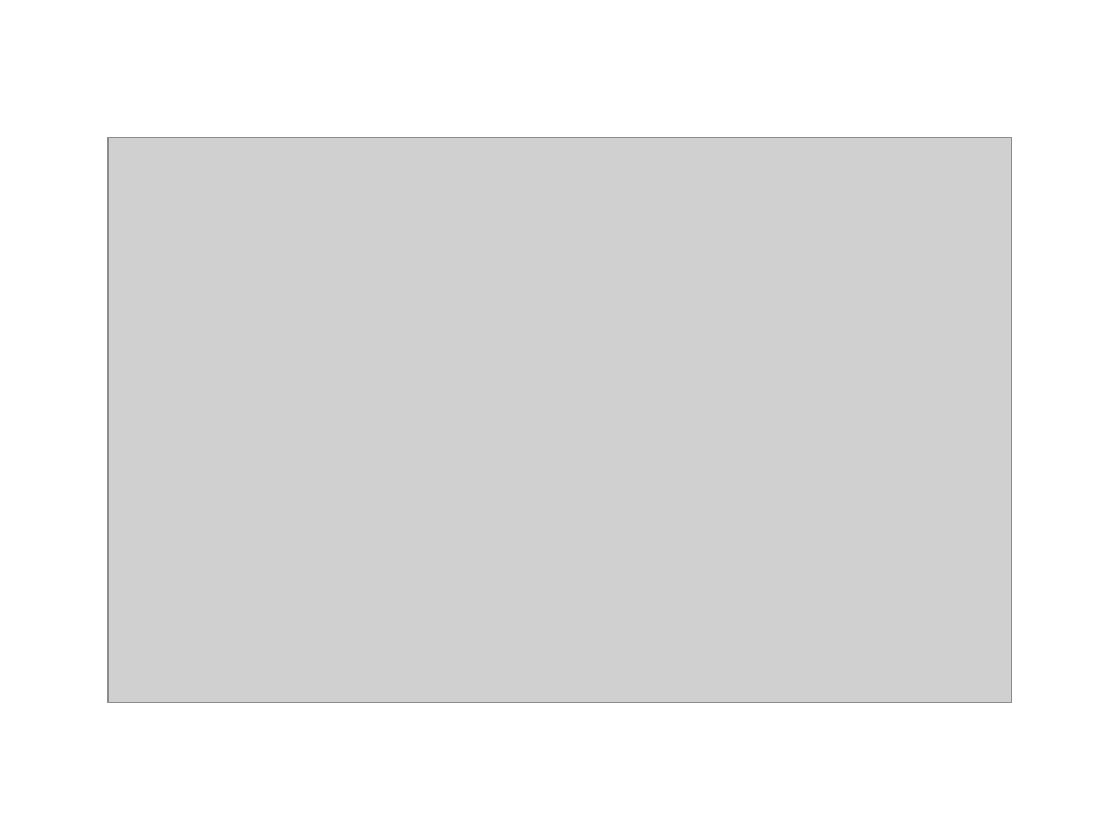
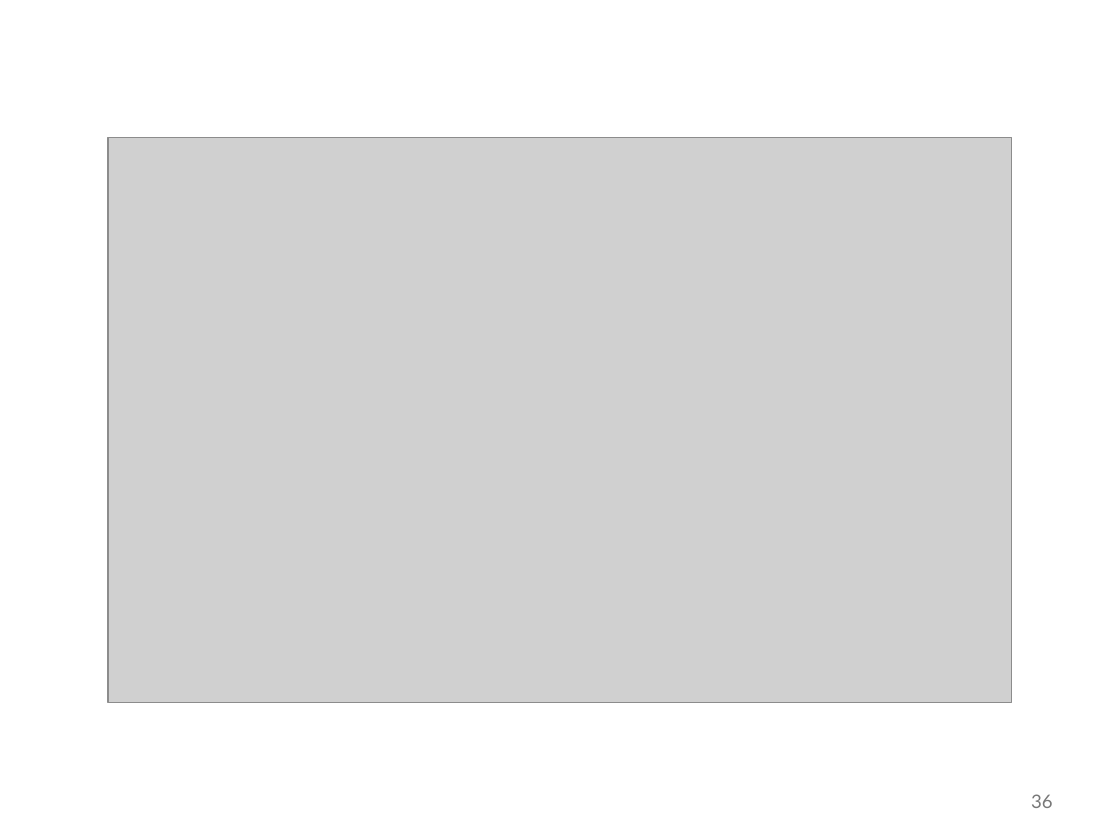
Before and after one commit to abuabara/abuabara.github.io, a slide deck: slide 36 of DAEN489S26/week9_slides.pptx (slide 35 before the commit). Drawn at 1120x840 pixels with LibreOffice and Linux fonts; fonts in the diff are those of the drawing; grey boxes stand for pictures. Boxes give left, top, right and bottom in pixels: in the first picture for what was removed or moved away, otherwise in the second. Text is boxed around its words. In the diff, an @@ line names an element or a change of style, - is before the commit and + after.

```diff
--- a/DAEN489S26/week9_slides.pptx
+++ b/DAEN489S26/week9_slides.pptx
@@ page number added at [1031,794,1053,808], 12 pt, text #797979 @@
+36
```
Also in this commit, not shown: 9 other slides changed, 1 slide added, 1 other file.
